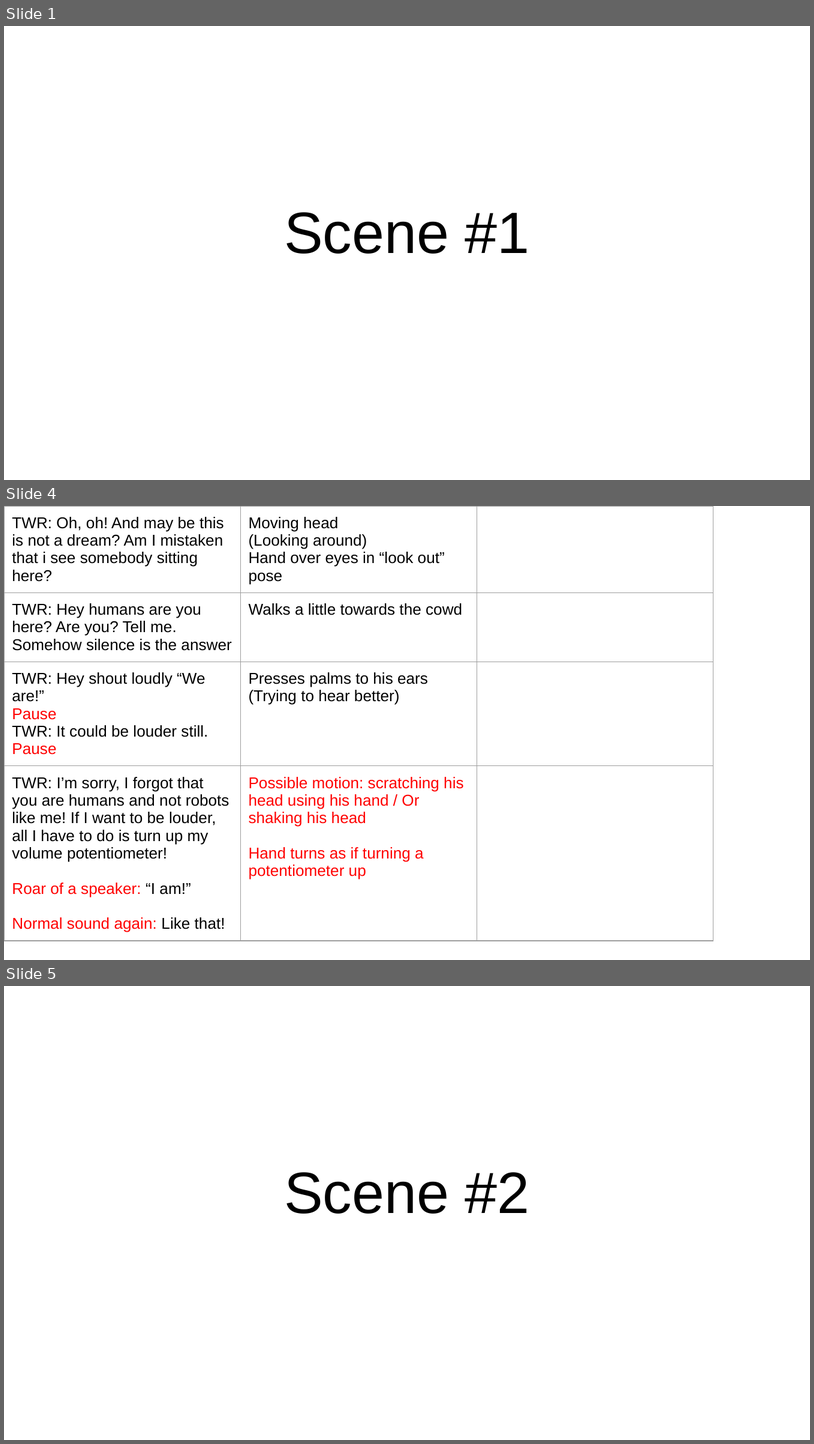
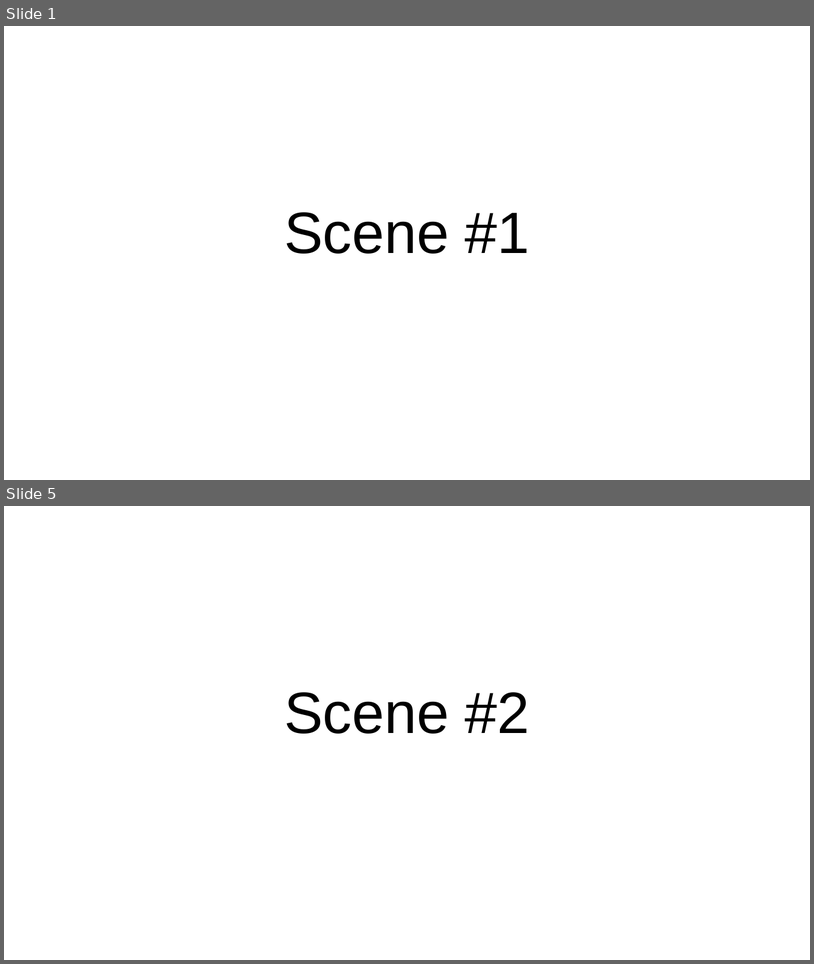
Before and after one commit to poanessa/RobotTheater2017, a slide deck: Capstone play_ Motion Library.pptx. Shown one above the other, each under a label of ours: slides 1, 4 and 5 before the commit, slides 1 and 5 after it; the slides between them are not shown. The pictures are 814x1444 and 814x964 pixels, drawn with LibreOffice and Linux fonts; fonts in the diff are those of the drawing. Boxes give left, top, right and bottom in pixels: in the first picture for what was removed or moved away, otherwise in the second. Text is boxed around its words. In the diff, an @@ line names an element or a change of style, - is before the commit and + after.

```diff
--- a/Capstone play_ Motion Library.pptx
+++ b/Capstone play_ Motion Library.pptx
@@ slide 4 removed at [4, 506, 810, 960], background #FFFFFF @@
@@ table removed at [4, 506, 713, 934], 4 rows, 3 columns @@
-TWR: Oh, oh! And may be this is not a dream? Am I mistaken that i see somebody sitting here? | Moving head / (Looking around) / Hand over eyes in “look out” pose | 
-TWR: Hey humans are you here? Are you? Tell me. / Somehow silence is the answer | Walks a little towards the cowd | 
-TWR: Hey shout loudly “We are!” / Pause / TWR: It could be louder still. / Pause | Presses palms to his ears (Trying to hear better) | 
-TWR: I’m sorry, I forgot that you are humans and not robots like me! If I want to be louder, all I have to do is turn up my volume potentiometer! / Roar of a speaker: “I am!” / Normal sound again: Like that! | Possible motion: scratching his head using his hand / Or shaking his head / Hand turns as if turning a potentiometer up | 
```
Also in this commit, not shown: 1 slide changed, 11 slides added, 8 other slides removed.
